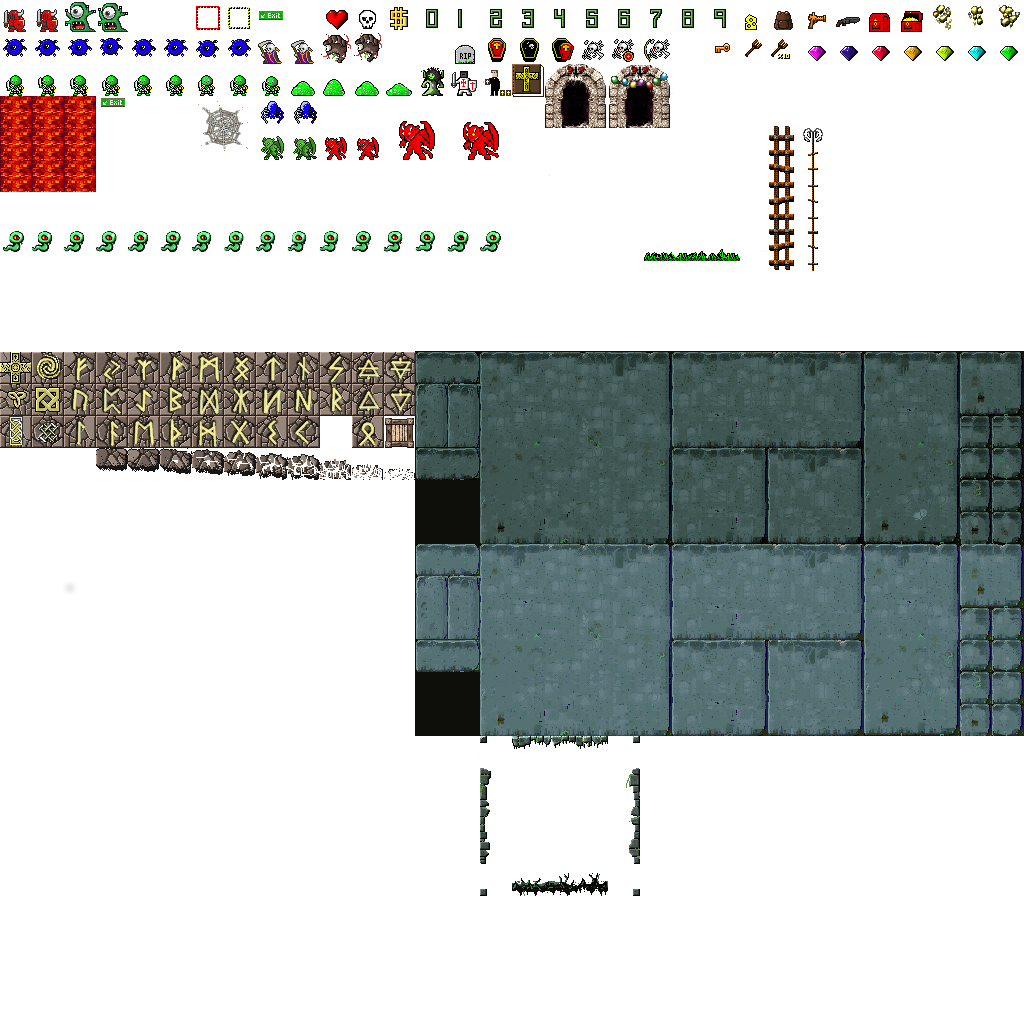
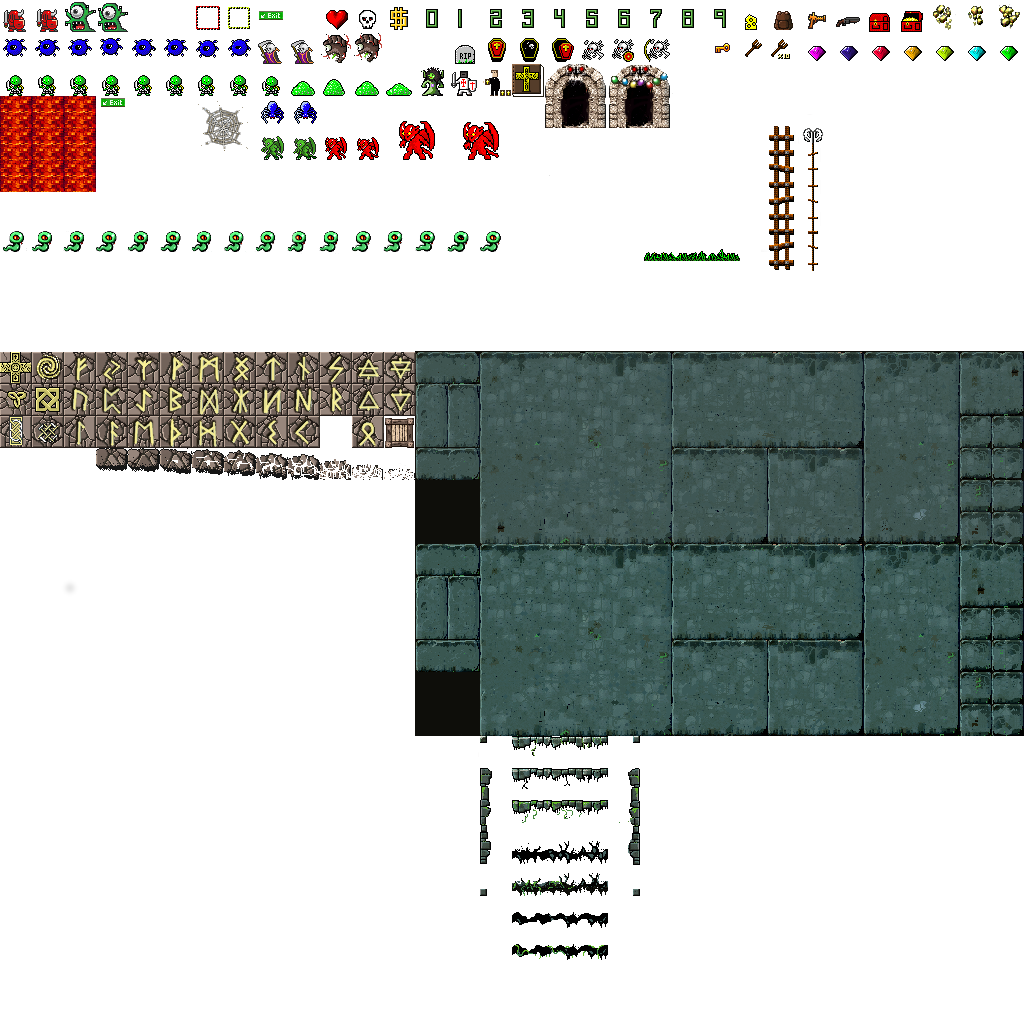
Comparing the layer stacks of the two 1024x1024 images. Changes:
painted on "r" over box(416, 352, 1024, 960)
